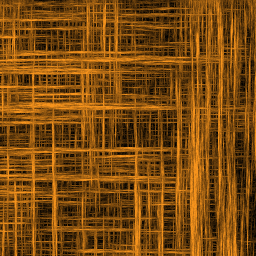
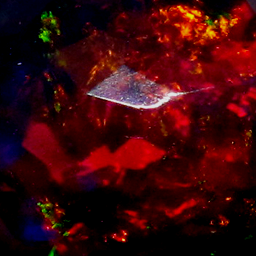
The second 256 x 256 image is a revision of the first. Changes to its layers:
added layer "Layer 1" above "Background" over (0, 0, 256, 256)
added layer "Background" over (0, 0, 256, 256)
